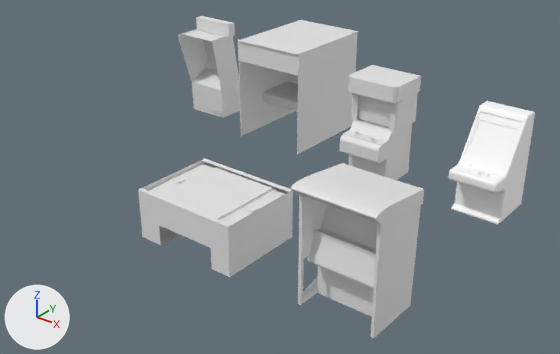
The Blender file Assets/Models/Working/文化祭AC筐体.blend: old version first, new version second.
Before and after are seen from a 50 mm camera at (25.5, -38.9, 22.1) aimed at (-2.0, -4.6, 0.8). Lighting does not change. The marker at lower left points along +X, +Y and +Z.

The older version as bpy lines, for what is in view:
```python
me_立方体_007 = bpy.data.meshes.new('立方体.007')
me_立方体_007.from_pydata(...)  # a box spanning x -1.0..1.0, y -1.0..1.0, z -1.0..1.0
me_立方体_024 = bpy.data.meshes.new('立方体.024')
me_立方体_024.from_pydata(...)  # 22 vertices, 13 faces; spans x -1.0..1.0, y -1.0..1.12, z -1.0..1.0
me_立方体_026 = bpy.data.meshes.new('立方体.026')
me_立方体_026.from_pydata(...)  # a box spanning x -1.0..1.0, y -1.0..1.0, z -1.0..1.0
ob_立方体_007 = bpy.data.objects.new('立方体.007', me_立方体_007)
ob_立方体_007.location = (-4.43, 3.89, 3.51)
ob_立方体_007.rotation_euler = (0.0, 0.0, -1.571)  # degrees (0, 0, -90)
ob_立方体_007.scale = (-3.47, -0.0224, 3.6)
ob_立方体_020 = bpy.data.objects.new('立方体.020', me_立方体_024)
ob_立方体_020.location = (10.36, -11.38, 2.65)
ob_立方体_020.scale = (0.0926, 1.7, 3.31)
ob_立方体_022 = bpy.data.objects.new('立方体.022', me_立方体_026)
ob_立方体_022.location = (-0.94, -11.5, 2.75)
ob_立方体_022.scale = (2.13, 2.3, 0.0863)
# also in view: '立方体.021' at (-1.0, -11.5, 1.4); 'Obj_ArcadeGame' at (9.3, 0.8, 3.0); '立方体.013' at (-15.1, 3.3, 2.9); '立方体.011' at (1.7, 0.3, 4.7); '立方体.008' at (-7.0, 3.9, 7.1)
```
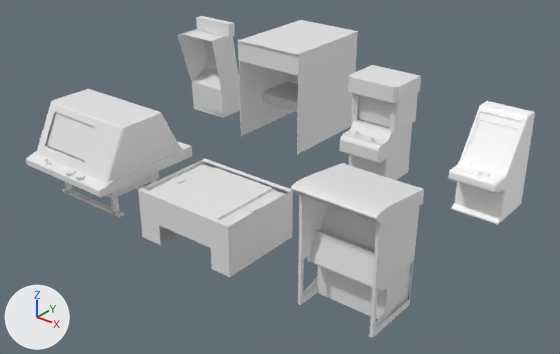
Patch to the scene script:
```diff
--- a/Assets/Models/Working/文化祭AC筐体.blend.py
+++ b/Assets/Models/Working/文化祭AC筐体.blend.py
@@ me_立方体_027 @@
+me_立方体_027.from_pydata(...)  # 44 vertices, 24 faces; spans x -1.0..1.0, y -1.0..1.0, z -1.0..1.0
@@ me_立方体_013 @@
+me_立方体_013.from_pydata(...)  # 64 vertices, 52 faces; spans x -1.0..1.0, y -1.0..1.0, z -1.0..1.0
@@ me_立方体_011 @@
+me_立方体_011.from_pydata(...)  # 148 vertices, 134 faces; spans x -3.61..3.11, y -4.81..1.14, z -1.27..1.58
@@ ob_立方体_020 @@
 ob_立方体_020 = bpy.data.objects.new('立方体.020', me_立方体_024)
-ob_立方体_020.location = (10.36, -11.38, 2.65)
+ob_立方体_020.location = (10.3, -11.38, 2.65)
 ob_立方体_020.scale = (0.0926, 1.7, 3.31)
@@ ob_立方体_028 @@
+ob_立方体_028 = bpy.data.objects.new('立方体.028', me_立方体_026.copy())  # the mesh of ob_立方体_022
+ob_立方体_028.location = (-7.56, -13.21, 0.59)
+ob_立方体_028.scale = (0.0905, 0.178, 0.628)
@@ ob_立方体_027 @@
+ob_立方体_027 = bpy.data.objects.new('立方体.027', me_立方体_027)
+ob_立方体_027.location = (-9.75, -13.21, 0.01)
+ob_立方体_027.rotation_euler = (0.0, 1.571, 0.0)  # degrees (0, 90, 0)
+ob_立方体_027.scale = (0.0905, 0.178, 2.66)
@@ ob_立方体_026 @@
+ob_立方体_026 = bpy.data.objects.new('立方体.026', me_立方体_026.copy())  # the mesh of ob_立方体_022
+ob_立方体_026.location = (-11.97, -13.21, 0.59)
+ob_立方体_026.scale = (0.0905, 0.178, 0.628)
@@ ob_立方体_025 @@
+ob_立方体_025 = bpy.data.objects.new('立方体.025', me_立方体_026.copy())  # the mesh of ob_立方体_022
+ob_立方体_025.location = (-9.76, -11.6, 1.68)
+ob_立方体_025.scale = (2.33, 1.86, 0.628)
@@ ob_円柱_008 @@
+ob_円柱_008 = bpy.data.objects.new('円柱.008', me_円柱_007.copy())  # the mesh of ob_円柱_005
+ob_円柱_008.location = (-8.25, -14.86, 2.81)
+ob_円柱_008.scale = (0.264, 0.301, 0.0731)
@@ ob_円柱_007 @@
+ob_円柱_007 = bpy.data.objects.new('円柱.007', me_円柱_007.copy())  # the mesh of ob_円柱_005
+ob_円柱_007.location = (-9.15, -14.86, 2.81)
+ob_円柱_007.scale = (0.264, 0.301, 0.0731)
@@ ob_立方体_024 @@
+ob_立方体_024 = bpy.data.objects.new('立方体.024', me_立方体_013)
+ob_立方体_024.location = (-9.66, -11.59, 2.56)
+ob_立方体_024.scale = (3.44, 3.63, 0.326)
@@ ob_平面_005 @@
+ob_平面_005 = bpy.data.objects.new('平面.005', me_平面_005.copy())  # the mesh of ob_平面_004
+ob_平面_005.location = (-10.44, -13.64, 4.31)
+ob_平面_005.rotation_euler = (1.097, 0.0, 0.0)  # degrees (63, 0, 0)
+ob_平面_005.scale = (1.91, 1.06, 1.02)
@@ ob_立方体_023 @@
+ob_立方体_023 = bpy.data.objects.new('立方体.023', me_立方体_011)
+ob_立方体_023.location = (-9.43, -9.76, 4.14)
```

Where the change shows, as pixel boxes (x1, y1, x2, y2) in the pictures (560 x 354 px):
'立方体.023', added
    after: (36, 89, 182, 182)
'立方体.020', moved
    before: (371, 187, 423, 338)
    after: (369, 187, 421, 338)
'立方体.024', added
    after: (26, 141, 192, 197)
'平面.005', added
    after: (47, 112, 95, 161)
'立方体.027', added
    after: (63, 188, 124, 217)
'立方体.025', added
    after: (105, 171, 159, 199)
'立方体.028', added
    after: (111, 197, 119, 214)
'円柱.007', added
    after: (66, 169, 76, 176)
'円柱.008', added
    after: (76, 173, 86, 180)
'立方体.026', added
    after: (65, 182, 73, 193)
